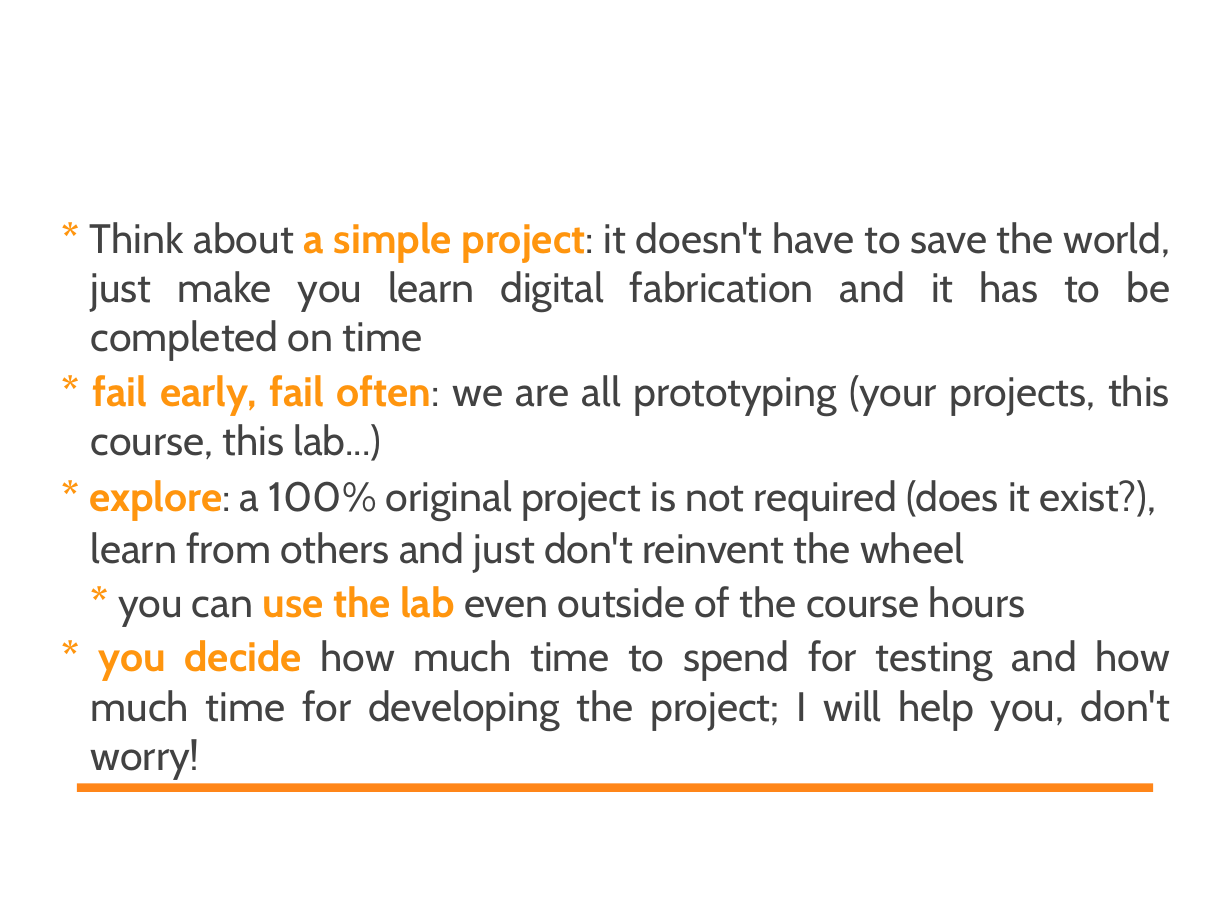
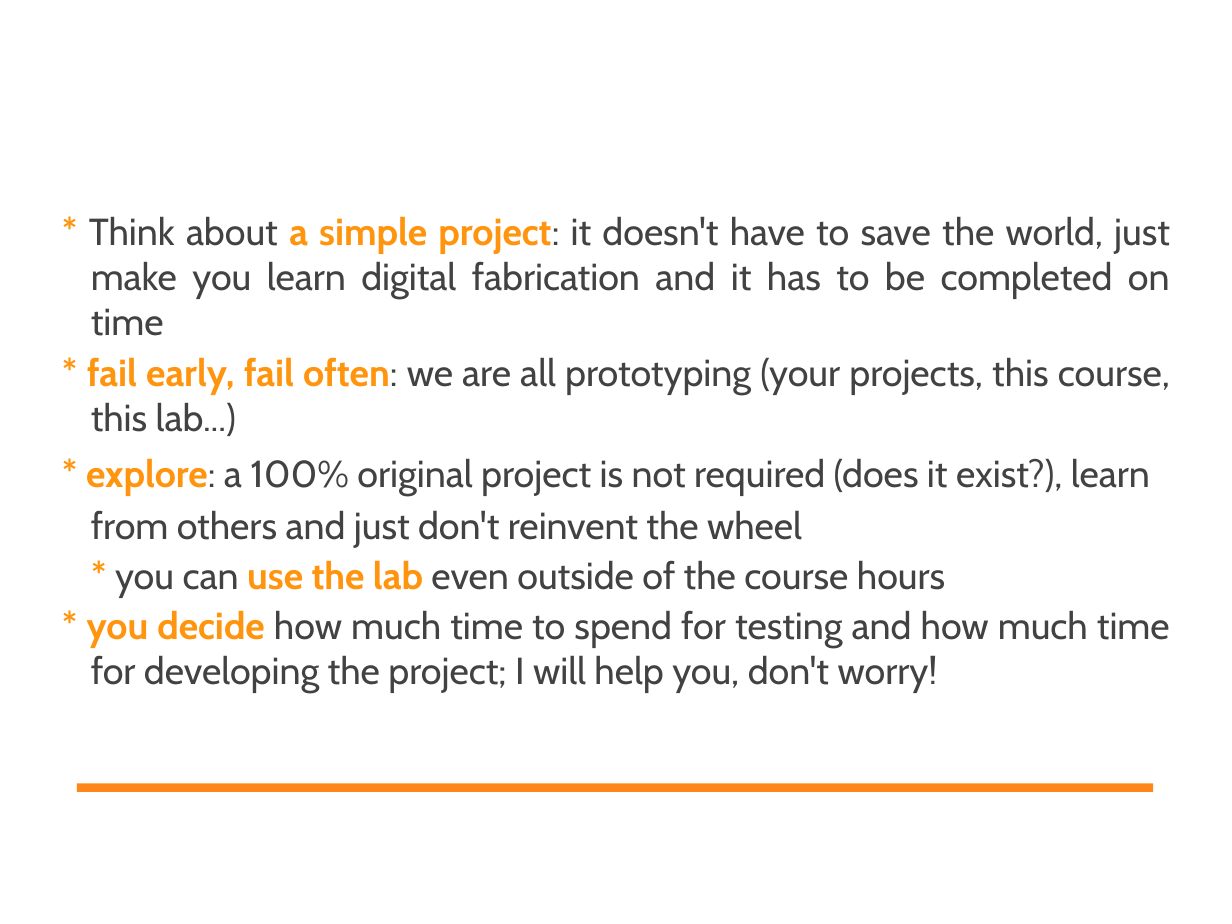
Before and after one commit to DigitalFabricationStudio/Slides, a slide deck: slide 11 of libreoffice/DigitalFabricationStudio.00__Introduction.odp (slide 7 before the commit). Drawn at 1232x924 pixels with LibreOffice and Linux fonts; fonts in the diff are those of the drawing; background and template pictures are left out. Boxes give left, top, right and bottom in pixels: in the first picture for what was removed or moved away, otherwise in the second. Text is boxed around its words. In the diff, an @@ line names an element or a change of style, - is before the commit and + after.

```diff
--- a/libreoffice/DigitalFabricationStudio.00__Introduction.odp
+++ b/libreoffice/DigitalFabricationStudio.00__Introduction.odp
@@ text "* Think about a simple ..." at [86, 216, 1170, 694]: size 24 to 22 pt; font Cabin to Lato in "*", "*", "*", "*" and 1 more places @@
```
Also in this commit, not shown: 1 other slide changed, 10 slides added, 4 slides removed.
